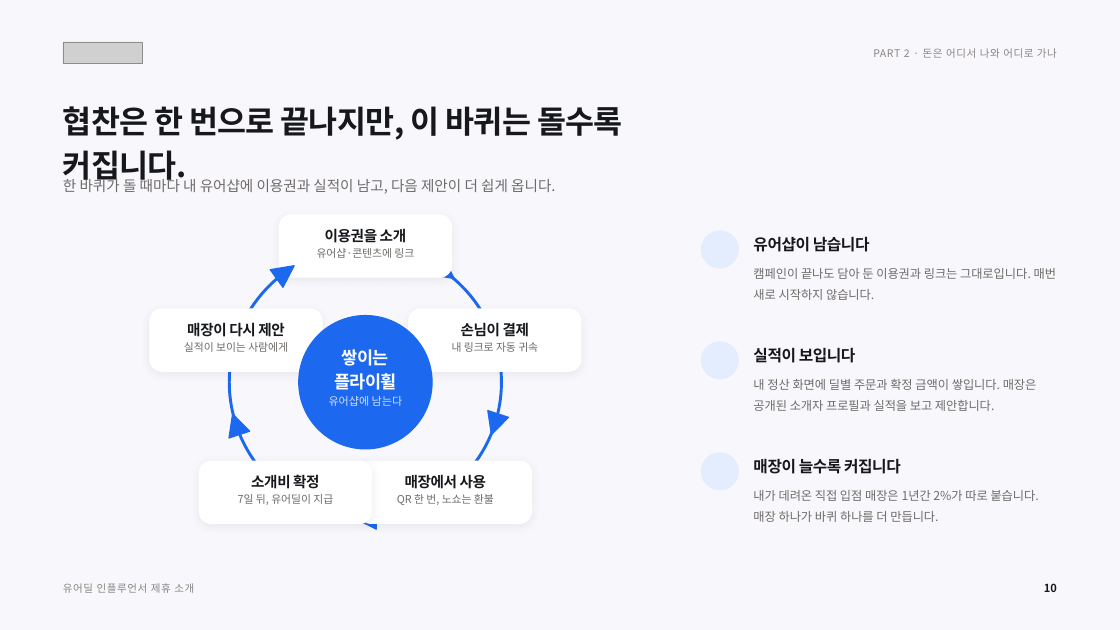
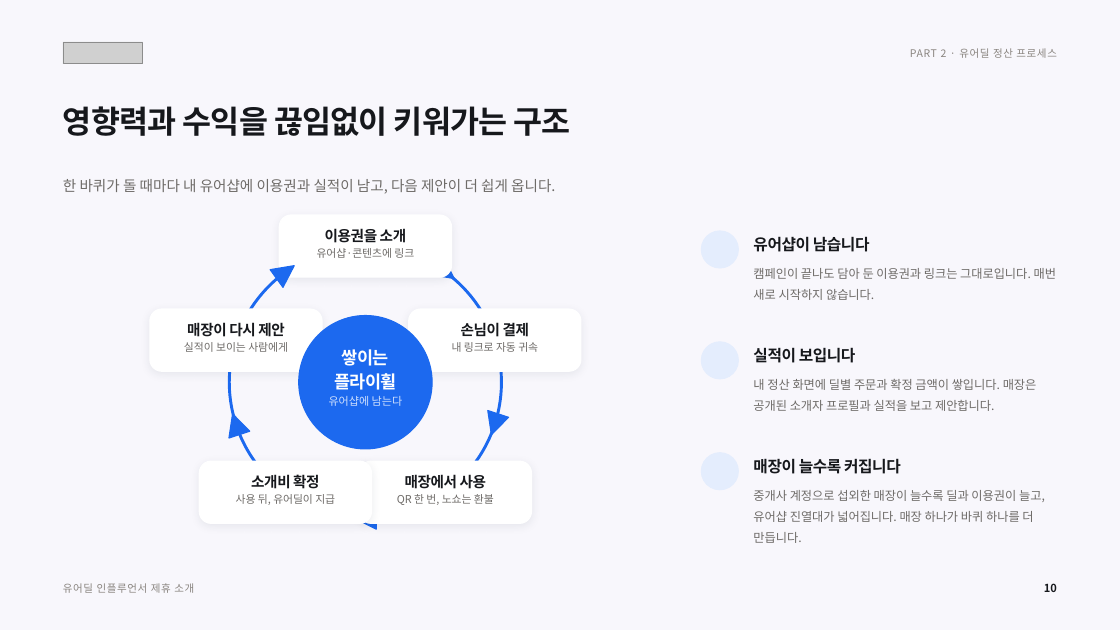
Before and after one commit to tobe2111/ur-live, a slide deck: slide 11 of docs/business/proposals/urdeal-influencer-deck.pptx. Drawn at 1120x630 pixels with LibreOffice and Linux fonts; fonts in the diff are those of the drawing; grey boxes stand for pictures; background and template pictures are left out. Boxes give left, top, right and bottom in pixels: in the first picture for what was removed or moved away, otherwise in the second. Text is boxed around its words. In the diff, an @@ line names an element or a change of style, - is before the commit and + after.

```diff
--- a/docs/business/proposals/urdeal-influencer-deck.pptx
+++ b/docs/business/proposals/urdeal-influencer-deck.pptx
@@ text at [910,48,1056,58]: text changed @@
-PART 2 · 돈은 어디서 나와 어디로 가나
+PART 2 · 유어딜 정산 프로세스
@@ text at [63,106,570,136]: text changed @@
-협찬은 한 번으로 끝나지만, 이 바퀴는 돌수록 커집니다.
+영향력과 수익을 끊임없이 키워가는 구조
@@ text at [236,494,335,505]: text changed @@
-7일 뒤, 유어딜이 지급
+사용 뒤, 유어딜이 지급
@@ text at [753,490,1045,543]: text changed @@
-내가 데려온 직접 입점 매장은 1년간 2%가 따로 붙습니다. 매장 하나가 바퀴 하나를 더 만듭니다.
+중개사 계정으로 섭외한 매장이 늘수록 딜과 이용권이 늘고, 유어샵 진열대가 넓어집니다. 매장 하나가 바퀴 하나를 더 만듭니다.
```
Also in this commit, not shown: 19 other slides changed, 9 other files.
